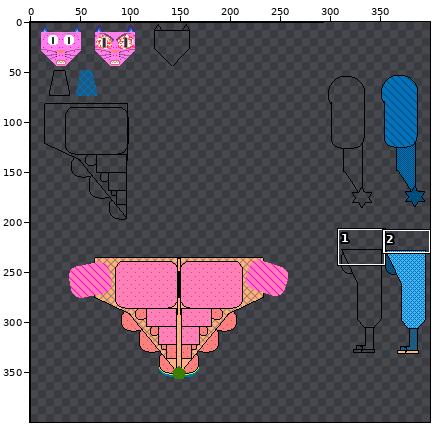
One commit to this sprite sheet: Assets/myAssets/sprites/Entities/Characters/Boss/spriteSheet_Boss.png. The first picture is a wide view before the edit; the outline marks the close-up.
Close-up. Before:
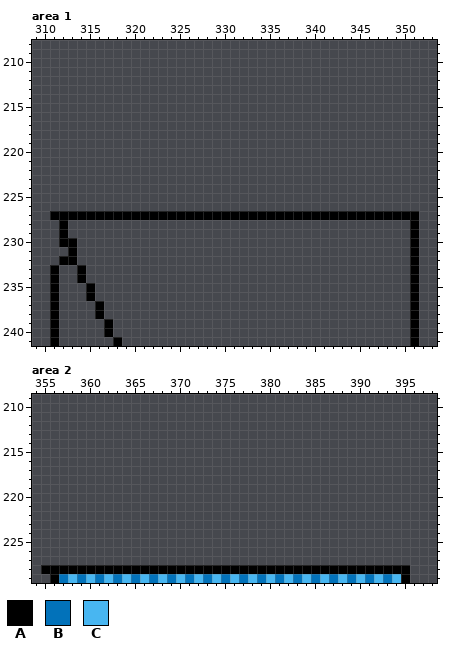
The file is 400x400 pixels. Colours within 5 levels of each other are drawn and written as one. Shown: area 1: x 309..353, y 208..241; area 2: x 354..398, y 209..229.
Palette (. is transparent): A #000000  B #0272ba  C #48b6f1
Pixels before, area 1, first column x 311:
227 AAAAAAAAAAAAAAAAAAAAAAAAAAAAAAAAAAAAAAAAA
228 .A......................................A
229 .A......................................A
230 .AA.....................................A
231 ..A.....................................A
232 .AA.....................................A
233 A..A....................................A
234 A..A....................................A
235 A...A...................................A
236 A...A...................................A
237 A....A..................................A
238 A....A..................................A
239 A.....A.................................A
240 A.....A.................................A
241 A......A................................A
Pixels before, area 2, first column x 355:
228 AAAAAAAAAAAAAAAAAAAAAAAAAAAAAAAAAAAAAAAAA
229 .ABCBCBCBCBCBCBCBCBCBCBCBCBCBCBCBCBCBCBCA
And afterwards:
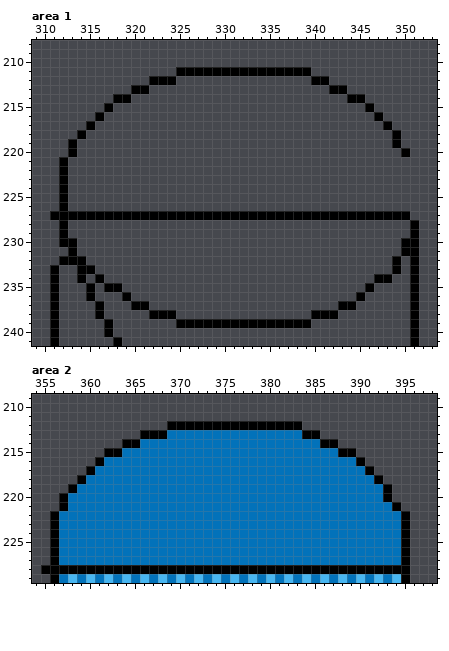
Diff:
{"where": "area 1"}
{"y":211,"x":325,"old":"...............","new":"AAAAAAAAAAAAAAA"}
{"y":212,"x":322,"old":"...","new":"AAA"}
{"y":212,"x":340,"old":"..","new":"AA"}
{"y":213,"x":320,"old":"..","new":"AA"}
{"y":213,"x":342,"old":"..","new":"AA"}
{"y":214,"x":318,"old":"..","new":"AA"}
{"y":214,"x":344,"old":"..","new":"AA"}
{"y":215,"x":317,"old":".","new":"A"}
{"y":215,"x":346,"old":".","new":"A"}
{"y":216,"x":316,"old":".","new":"A"}
{"y":216,"x":347,"old":".","new":"A"}
{"y":217,"x":315,"old":".","new":"A"}
{"y":217,"x":348,"old":".","new":"A"}
{"y":218,"x":314,"old":".","new":"A"}
{"y":218,"x":349,"old":".","new":"A"}
{"y":219,"x":313,"old":".","new":"A"}
{"y":219,"x":349,"old":".","new":"A"}
{"y":220,"x":313,"old":".","new":"A"}
{"y":220,"x":350,"old":".","new":"A"}
{"y":221,"x":312,"old":".","new":"A"}
{"y":222,"x":312,"old":".","new":"A"}
{"y":223,"x":312,"old":".","new":"A"}
{"y":224,"x":312,"old":".","new":"A"}
{"y":225,"x":312,"old":".","new":"A"}
{"y":226,"x":312,"old":".","new":"A"}
{"y":227,"x":351,"old":"A","new":"."}
{"y":230,"x":350,"old":".","new":"A"}
{"y":231,"x":350,"old":".","new":"A"}
{"y":232,"x":314,"old":".","new":"A"}
{"y":232,"x":349,"old":".","new":"A"}
{"y":233,"x":315,"old":".","new":"A"}
{"y":233,"x":349,"old":".","new":"A"}
{"y":234,"x":316,"old":".","new":"A"}
{"y":234,"x":347,"old":"..","new":"AA"}
{"y":235,"x":317,"old":"..","new":"AA"}
{"y":235,"x":346,"old":".","new":"A"}
{"y":236,"x":319,"old":".","new":"A"}
{"y":236,"x":345,"old":".","new":"A"}
{"y":237,"x":320,"old":"..","new":"AA"}
{"y":237,"x":343,"old":"..","new":"AA"}
{"y":238,"x":322,"old":"...","new":"AAA"}
{"y":238,"x":340,"old":"...","new":"AAA"}
{"y":239,"x":325,"old":"...............","new":"AAAAAAAAAAAAAAA"}
{"where": "area 2"}
{"y":212,"x":369,"old":"...............","new":"AAAAAAAAAAAAAAA"}
{"y":213,"x":366,"old":"....................","new":"AAABBBBBBBBBBBBBBBAA"}
{"y":214,"x":364,"old":"........................","new":"AABBBBBBBBBBBBBBBBBBBBAA"}
{"y":215,"x":362,"old":"............................","new":"AABBBBBBBBBBBBBBBBBBBBBBBBAA"}
{"y":216,"x":361,"old":"..............................","new":"ABBBBBBBBBBBBBBBBBBBBBBBBBBBBA"}
{"y":217,"x":360,"old":"................................","new":"ABBBBBBBBBBBBBBBBBBBBBBBBBBBBBBA"}
{"y":218,"x":359,"old":"..................................","new":"ABBBBBBBBBBBBBBBBBBBBBBBBBBBBBBBBA"}
{"y":219,"x":358,"old":"....................................","new":"ABBBBBBBBBBBBBBBBBBBBBBBBBBBBBBBBBBA"}
{"y":220,"x":357,"old":".....................................","new":"ABBBBBBBBBBBBBBBBBBBBBBBBBBBBBBBBBBBA"}
{"y":221,"x":357,"old":"......................................","new":"ABBBBBBBBBBBBBBBBBBBBBBBBBBBBBBBBBBBBA"}
{"y":222,"x":356,"old":"........................................","new":"ABBBBBBBBBBBBBBBBBBBBBBBBBBBBBBBBBBBBBBA"}
{"y":223,"x":356,"old":"........................................","new":"ABBBBBBBBBBBBBBBBBBBBBBBBBBBBBBBBBBBBBBA"}
{"y":224,"x":356,"old":"........................................","new":"ABBBBBBBBBBBBBBBBBBBBBBBBBBBBBBBBBBBBBBA"}
{"y":225,"x":356,"old":"........................................","new":"ABBBBBBBBBBBBBBBBBBBBBBBBBBBBBBBBBBBBBBA"}
{"y":226,"x":356,"old":"........................................","new":"ABBBBBBBBBBBBBBBBBBBBBBBBBBBBBBBBBBBBBBA"}
{"y":227,"x":356,"old":"........................................","new":"ABBBBBBBBBBBBBBBBBBBBBBBBBBBBBBBBBBBBBBA"}
{"label":"added","picture_box":[59,67,410,211]}
{"label":"changed","picture_box":[77,211,419,328]}
{"label":"added","picture_box":[50,421,410,565]}
